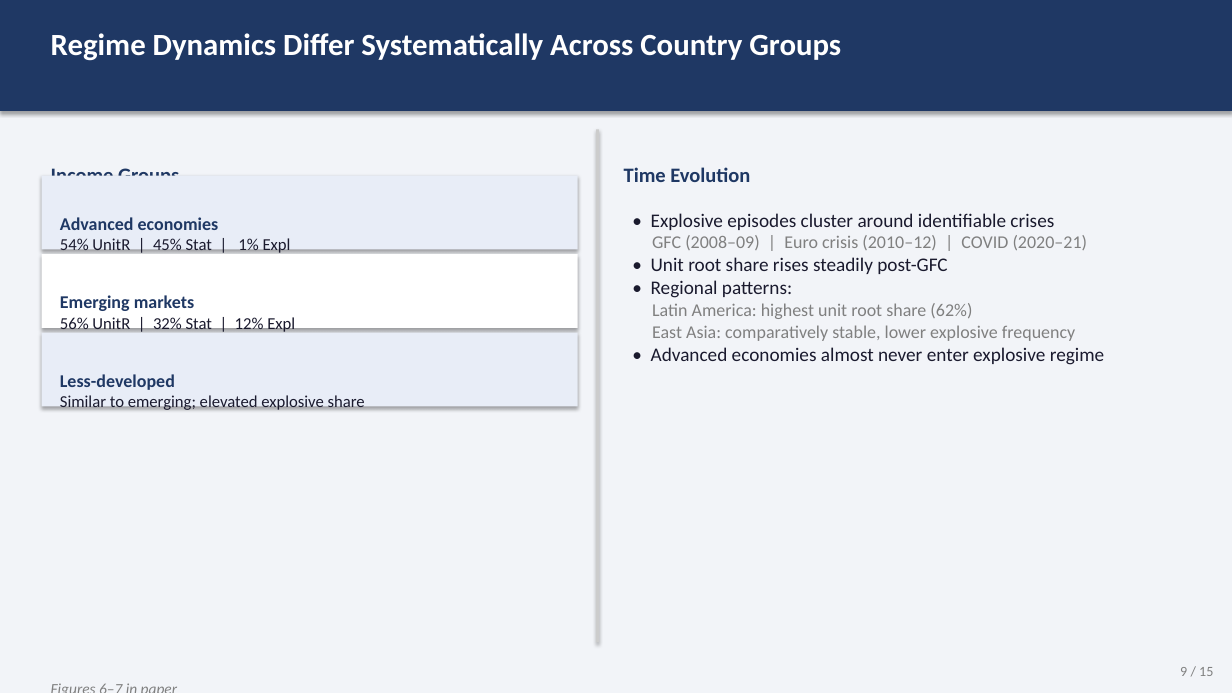
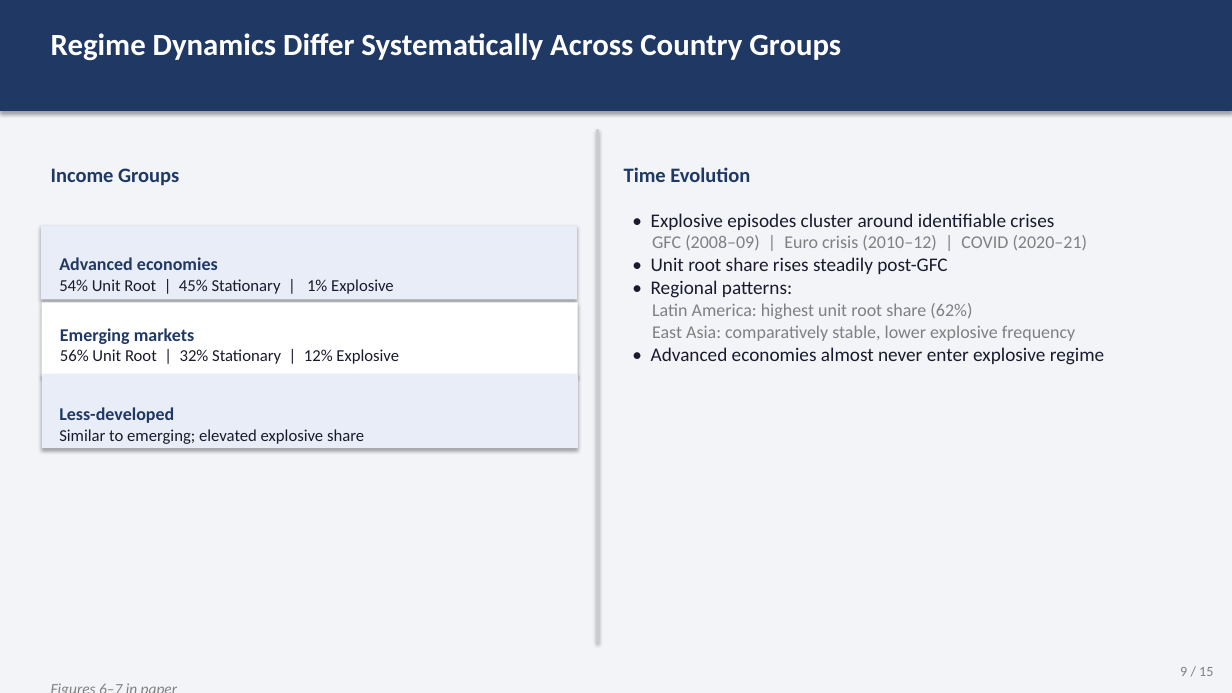
Before and after one commit to ec78/cab-persistency, a slide deck: slide 9 of updated_2025/slides/cab_persistency_slides.pptx. Drawn at 1232x693 pixels with LibreOffice and Linux fonts; fonts in the diff are those of the drawing. Boxes give left, top, right and bottom in pixels: in the first picture for what was removed or moved away, otherwise in the second. Text is boxed around its words. In the diff, an @@ line names an element or a change of style, - is before the commit and + after.

Commit message:
Add updates to slides

```diff
--- a/updated_2025/slides/cab_persistency_slides.pptx
+++ b/updated_2025/slides/cab_persistency_slides.pptx
@@ rectangle moved from (x1=42, y1=176, x2=578, y2=250) to (x1=41, y1=226, x2=577, y2=299) @@
@@ text "Advanced economies" moved from (x1=60, y1=217, x2=291, y2=255) to (x1=59, y1=257, x2=394, y2=294) @@
@@ text "Emerging markets" moved from (x1=60, y1=295, x2=295, y2=332) to (x1=60, y1=328, x2=399, y2=364) @@
@@ text at (x1=59, y1=279, x2=394, y2=294): text changed @@
-54% UnitR | 45% Stat | 1% Expl
+54% Unit Root | 45% Stationary | 1% Explosive
@@ rectangle moved from (x1=42, y1=254, x2=578, y2=328) to (x1=42, y1=302, x2=578, y2=376) @@
@@ text at (x1=60, y1=349, x2=399, y2=364): text changed @@
-56% UnitR | 32% Stat | 12% Expl
+56% Unit Root | 32% Stationary | 12% Explosive
@@ rectangle moved from (x1=42, y1=333, x2=578, y2=407) to (x1=42, y1=374, x2=578, y2=448) @@
@@ text "Less-developed" moved from (x1=60, y1=374, x2=365, y2=410) to (x1=59, y1=407, x2=364, y2=444) @@
```
Also in this commit, not shown: 3 other slides changed.
